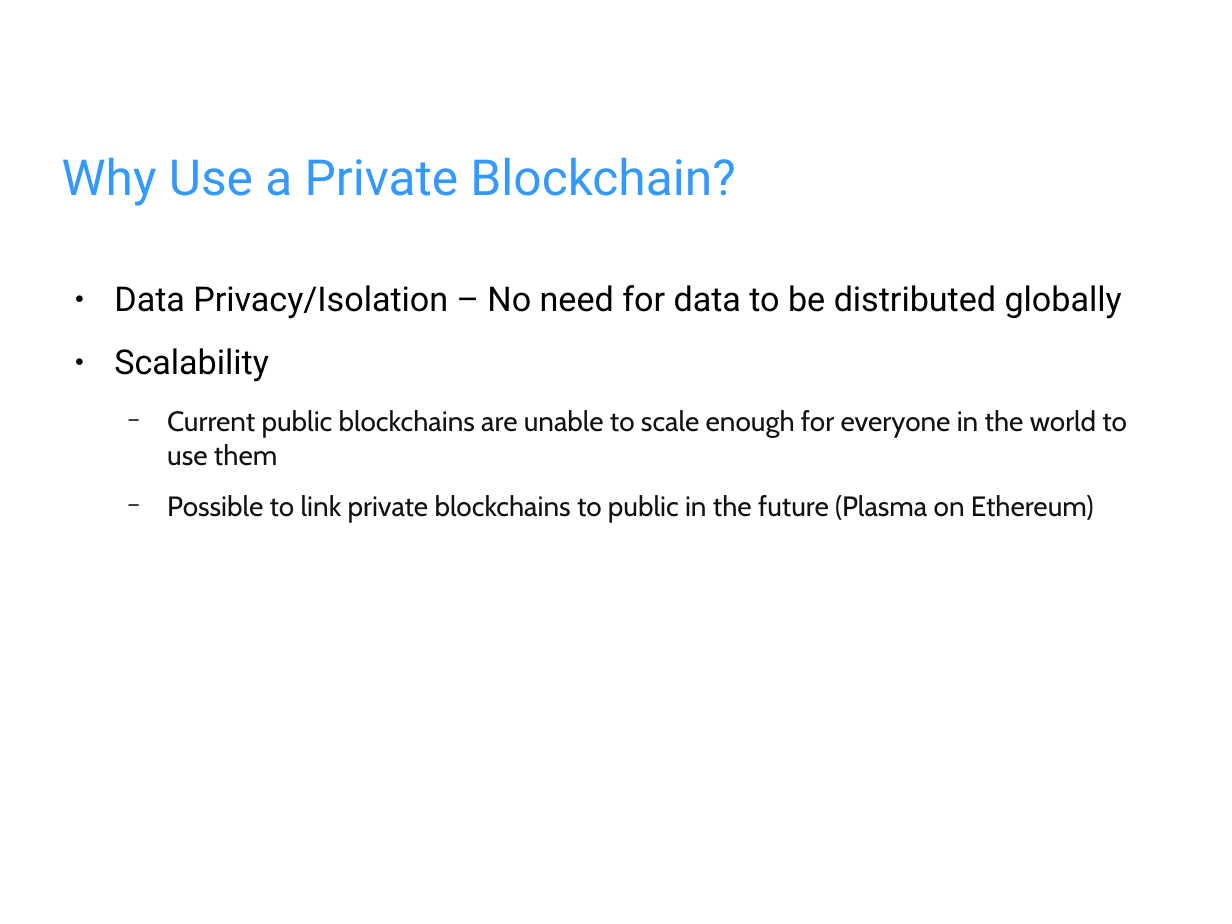
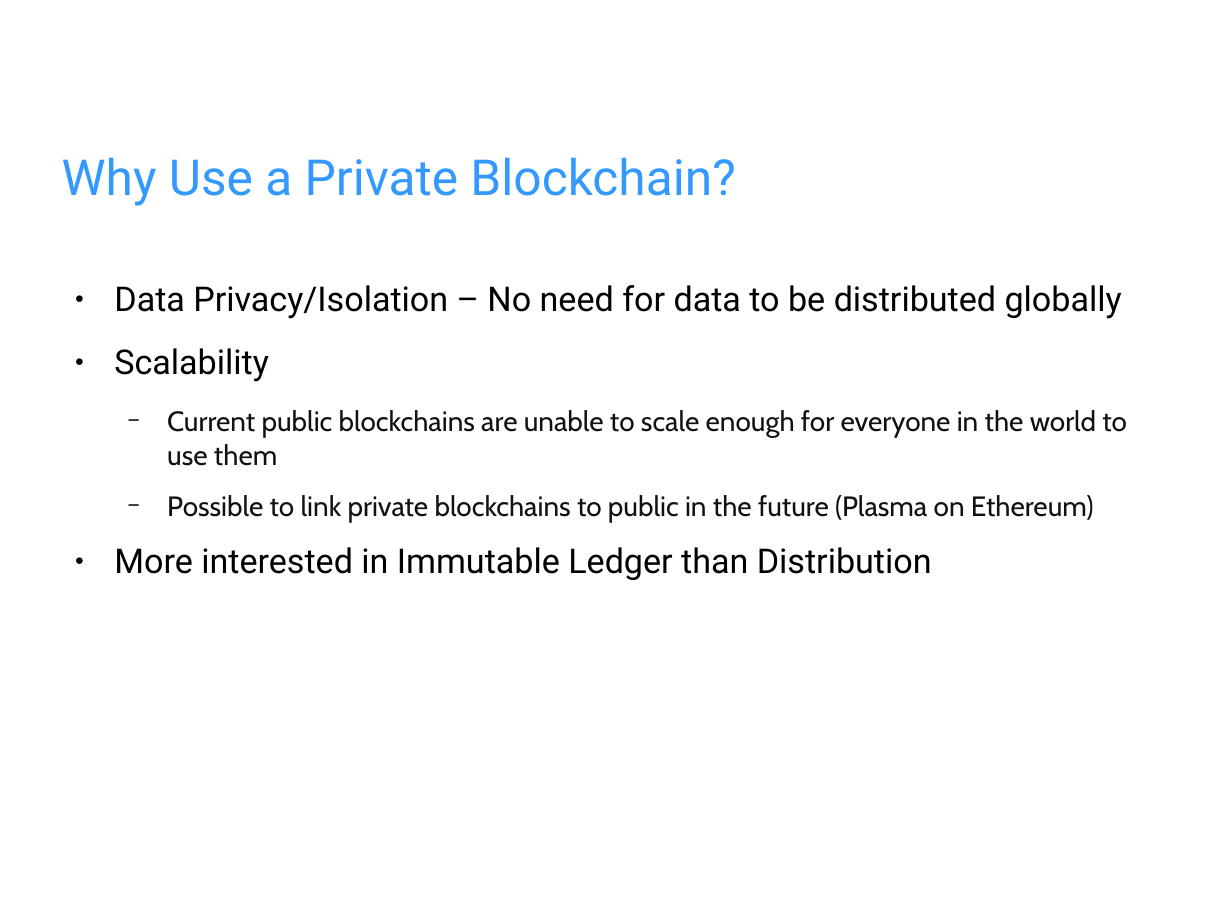
Before and after one commit to mrosack/presentations, a slide deck: slide 5 of hyperledger/Blockchain for Business.odp. Drawn at 1232x924 pixels with LibreOffice and Linux fonts; fonts in the diff are those of the drawing; background and template pictures are left out. Boxes give left, top, right and bottom in pixels: in the first picture for what was removed or moved away, otherwise in the second. Text is boxed around its words. In the diff, an @@ line names an element or a change of style, - is before the commit and + after.

Commit message:
slide tweaks

```diff
--- a/hyperledger/Blockchain for Business.odp
+++ b/hyperledger/Blockchain for Business.odp
@@ text at (x1=114, y1=547, x2=932, y2=580): paragraph added @@
+● More interested in Immutable Ledger than Distribution
```
Also in this commit, not shown: 1 slide added.
